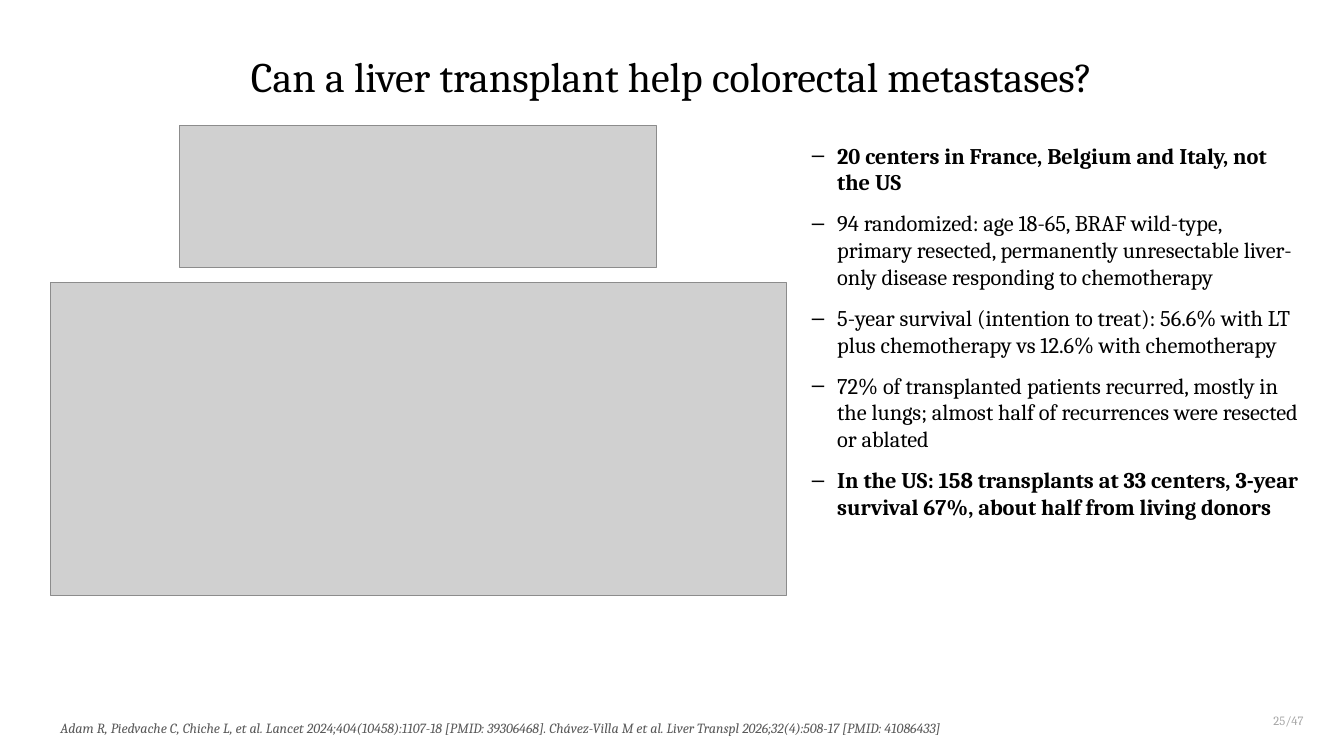
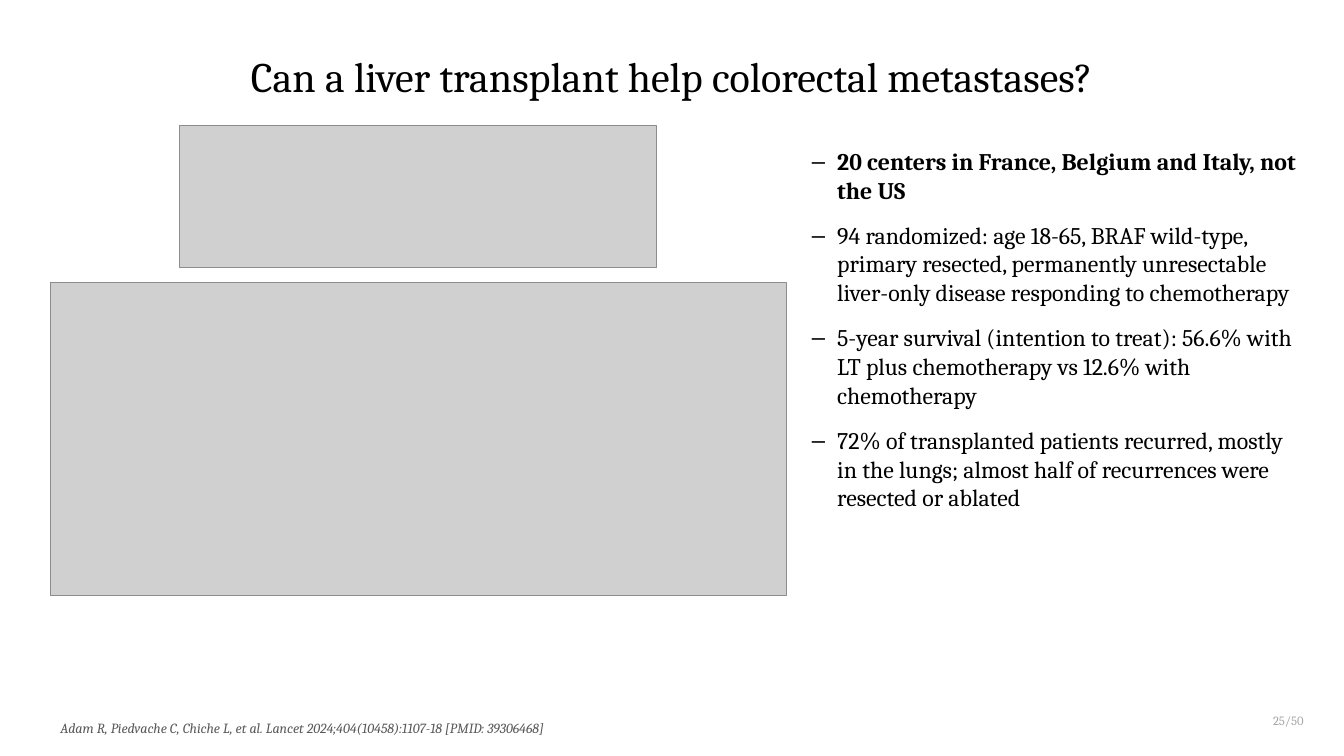
Before and after one commit to qaddodi/mohammad-almeqdadi-lectures, a slide deck: slide 27 of lectures/liver-transplant-grand-rounds-mmc-2026/Liver Transplantation When to Refer and Whats New.pptx. Drawn at 1344x756 pixels with LibreOffice and Linux fonts; fonts in the diff are those of the drawing; grey boxes stand for pictures. Boxes give left, top, right and bottom in pixels: in the first picture for what was removed or moved away, otherwise in the second. Text is boxed around its words. In the diff, an @@ line names an element or a change of style, - is before the commit and + after.

```diff
--- a/lectures/liver-transplant-grand-rounds-mmc-2026/Liver Transplantation When to Refer and Whats New.pptx
+++ b/lectures/liver-transplant-grand-rounds-mmc-2026/Liver Transplantation When to Refer and Whats New.pptx
@@ text "20 centers in France, Belgium ..." at <box>837,153,1296,507</box>: size 16 to 17 pt; more space between paragraphs @@
@@ text at <box>837,472,1299,520</box>: paragraph removed @@
-– In the US: 158 transplants at 33 centers, 3-year survival 67%, about half from living donors
@@ text at <box>1273,717,1304,726</box>: text changed @@
-25/47
+25/50
@@ text at <box>60,723,544,735</box>: text changed @@
-Adam R, Piedvache C, Chiche L, et al. Lancet 2024;404(10458):1107-18 [PMID: 39306468]. Chávez-Villa M et al. Liver Transpl 2026;32(4):508-17 [PMID: 41086433]
+Adam R, Piedvache C, Chiche L, et al. Lancet 2024;404(10458):1107-18 [PMID: 39306468]
```
Also in this commit, not shown: 53 other slides changed, 3 slides added, 1 slide removed, 3 other files.
